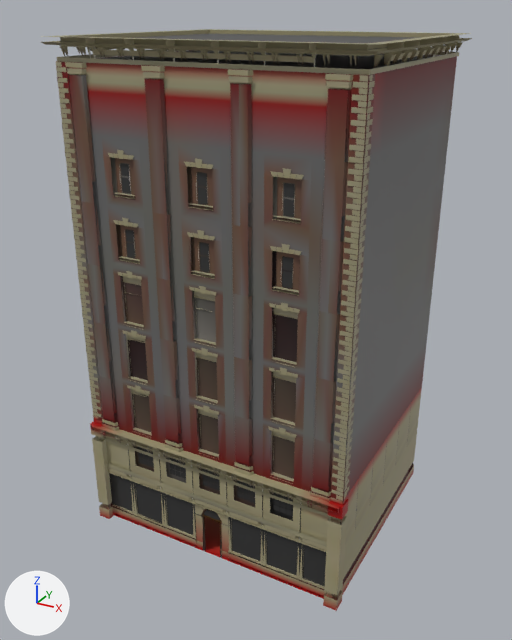
One commit to the glTF model assets/props/downtown_medium.glb: the scene before it, then after it.
Rendered twice from a 50 mm lens placed at (16.0, -30.3, 26.1), pointed at (-0.3, -0.7, 11.3). Lighting does not change. The marker at lower left points along +X, +Y and +Z. The first picture is the older version.

Names of what the first picture shows: 'downtown_medium'.
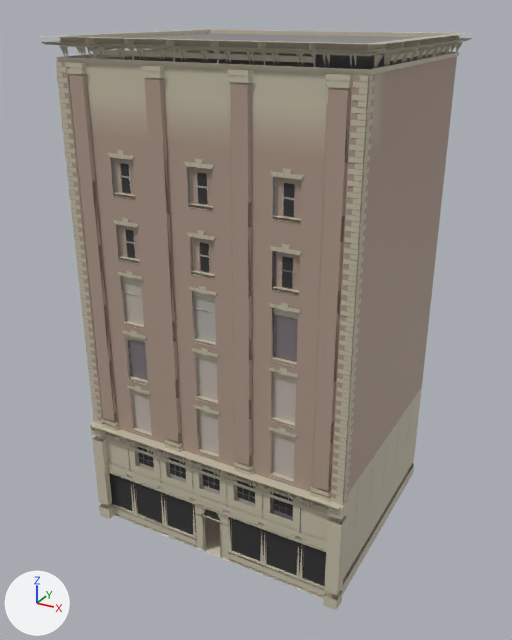
Location of each change, (x1, y1, x2, y2) in pixels of the pictures (512 x 640 px):
part 1 of me_downtown_medium, recoloured: (42, 29, 470, 595) in both
part 2 of me_downtown_medium, recoloured (dark grey to beige): (74, 51, 450, 528) in both
part 3 of me_downtown_medium, recoloured: (57, 30, 463, 611) in both
part 4 of me_downtown_medium, recoloured (brown to beige): (56, 34, 457, 599) in both

The change, as a diff of the scene's bpy script:
```diff
--- a/assets/props/downtown_medium.glb.py
+++ b/assets/props/downtown_medium.glb.py
@@ me_downtown_medium @@
 me_downtown_medium.from_pydata(...)  # 6484 vertices, 5013 faces; spans x -7.5..7.5, y -6.5..6.5, z 0.0..25.0
 # used by ob_downtown_medium; location = (0.0, 0.0, 0.0)
+# me_downtown_medium part 1: 1728 faces centred in x -7.4..7.4, y -6.4..6.4, z 0.2..25.0 are repainted in the vertex colours; the middle colour goes from beige #a09979 to light grey #c7bfa9
+# me_downtown_medium part 2: 941 faces centred in x -7.1..7.1, y -6.2..6.0, z 1.5..23.3 are repainted in the vertex colours; the middle colour goes from dark grey #6a6a6a to beige #af998a
+# me_downtown_medium part 3: 1042 faces centred in x -7.4..7.4, y -6.4..6.4, z 0.0..25.0 are repainted in the vertex colours; the middle colour goes from beige #a09574 to light grey #c7bfa9
+# me_downtown_medium part 4: 1072 faces centred in x -7.1..7.1, y -6.2..6.0, z 0.2..24.8 are repainted in the vertex colours; the middle colour goes from brown #6a503e to beige #af998a
 me_downtown_medium.materials.append(mat_defaultmaterial)
```
